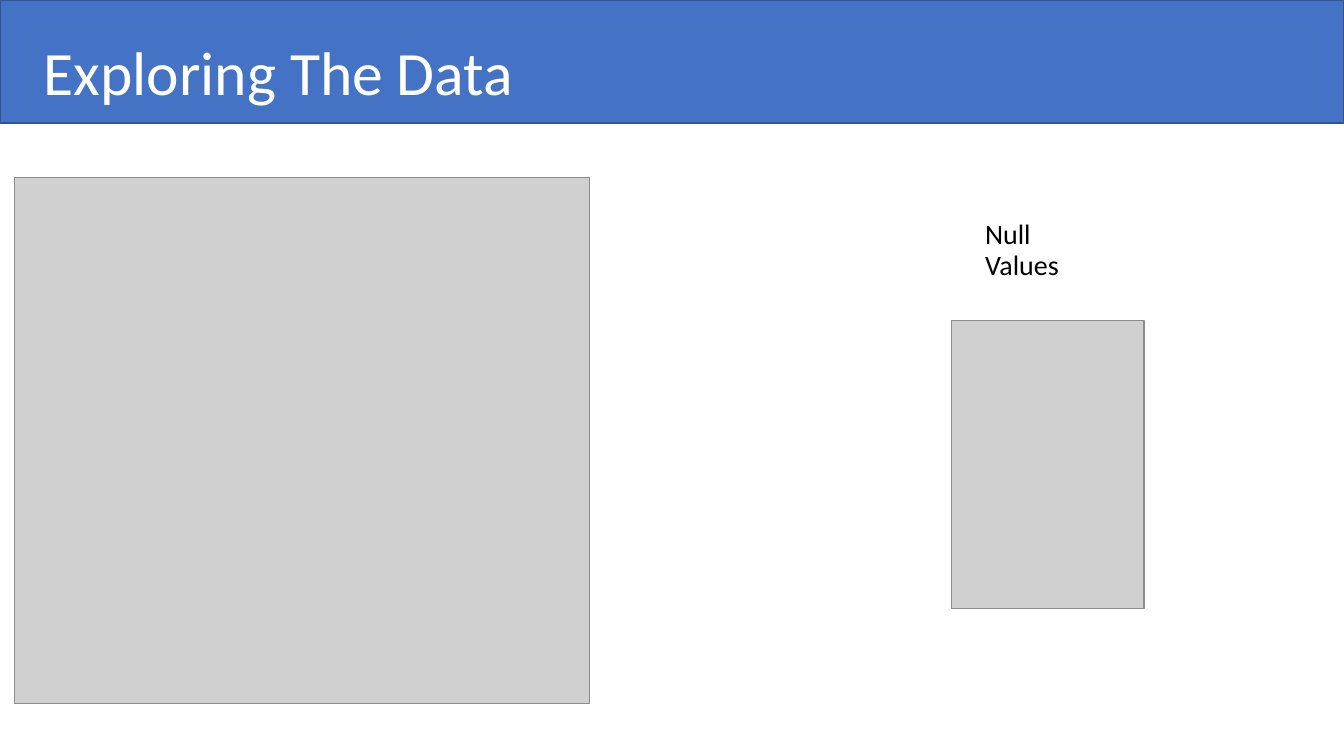
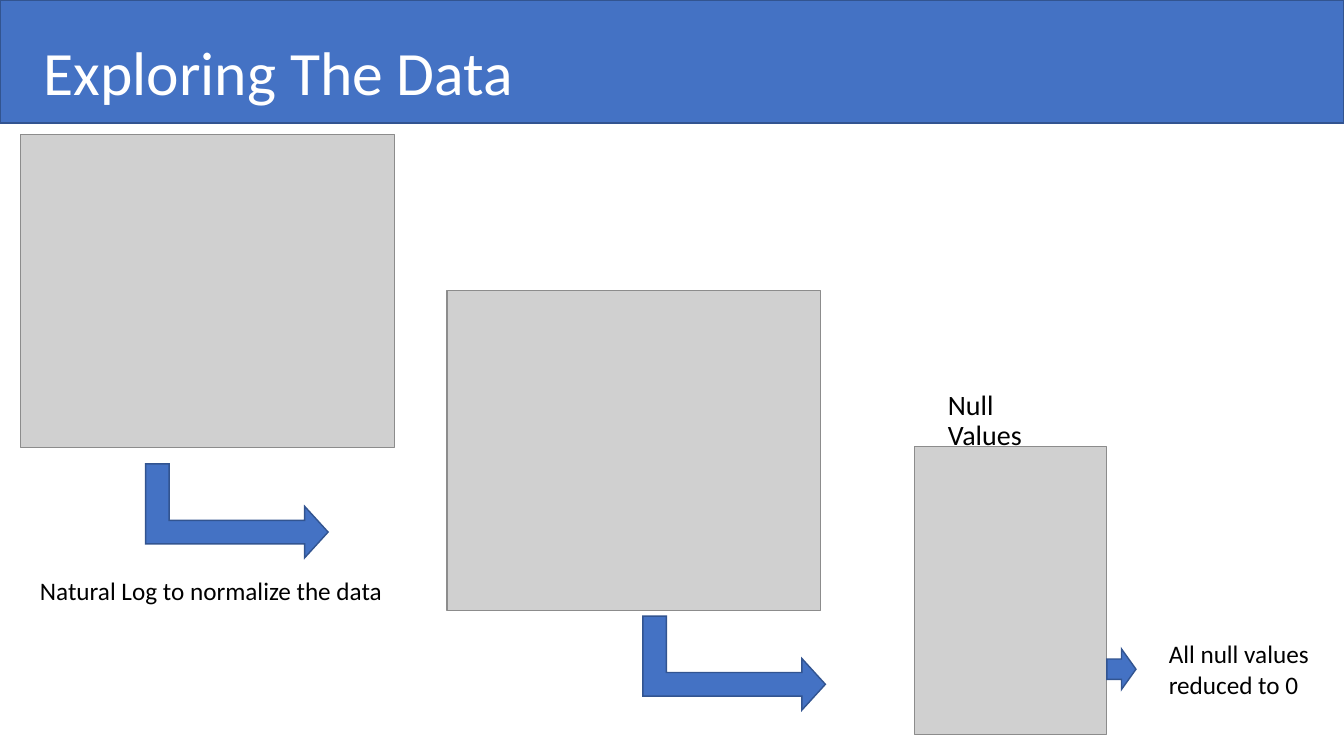
Before and after one commit to pshappycle/Home_Value_Predictor, a slide deck: slide 12 of Presentation/Advanced Regression Techniques To Predict Housing Prices.pptx (slide 7 before the commit). Drawn at 1344x756 pixels with LibreOffice and Linux fonts; fonts in the diff are those of the drawing; grey boxes stand for pictures. Boxes give left, top, right and bottom in pixels: in the first picture for what was removed or moved away, otherwise in the second. Text is boxed around its words. In the diff, an @@ line names an element or a change of style, - is before the commit and + after.

```diff
--- a/Presentation/Advanced Regression Techniques To Predict Housing Prices.pptx
+++ b/Presentation/Advanced Regression Techniques To Predict Housing Prices.pptx
@@ picture added at bbox=[21, 134, 395, 447] @@
@@ picture removed at bbox=[14, 177, 590, 704] @@
@@ picture added at bbox=[447, 290, 821, 611] @@
@@ text "Null Values" rewrapped from bbox=[985, 224, 1059, 276] to bbox=[948, 395, 1022, 452] @@
@@ picture: place and size @@
-picture at bbox=[952, 321, 1144, 608]
+picture at bbox=[915, 447, 1108, 734]
@@ bent up arrow added at bbox=[145, 464, 328, 558], fill #4472C4, outline #325491 1 pt @@
@@ text added at bbox=[40, 582, 381, 605], 18 pt, text #000000 @@
+Natural Log to normalize the data
@@ bent up arrow added at bbox=[643, 616, 826, 710], fill #4472C4, outline #325491 1 pt @@
@@ right arrow added at bbox=[1107, 649, 1136, 690], fill #4472C4, outline #325491 1 pt @@
@@ text added at bbox=[1169, 645, 1308, 694], 18 pt, text #000000 @@
+All null values reduced to 0
```
Also in this commit, not shown: 4 other slides changed, 4 slides added, 4 slides removed, 6 other files.
